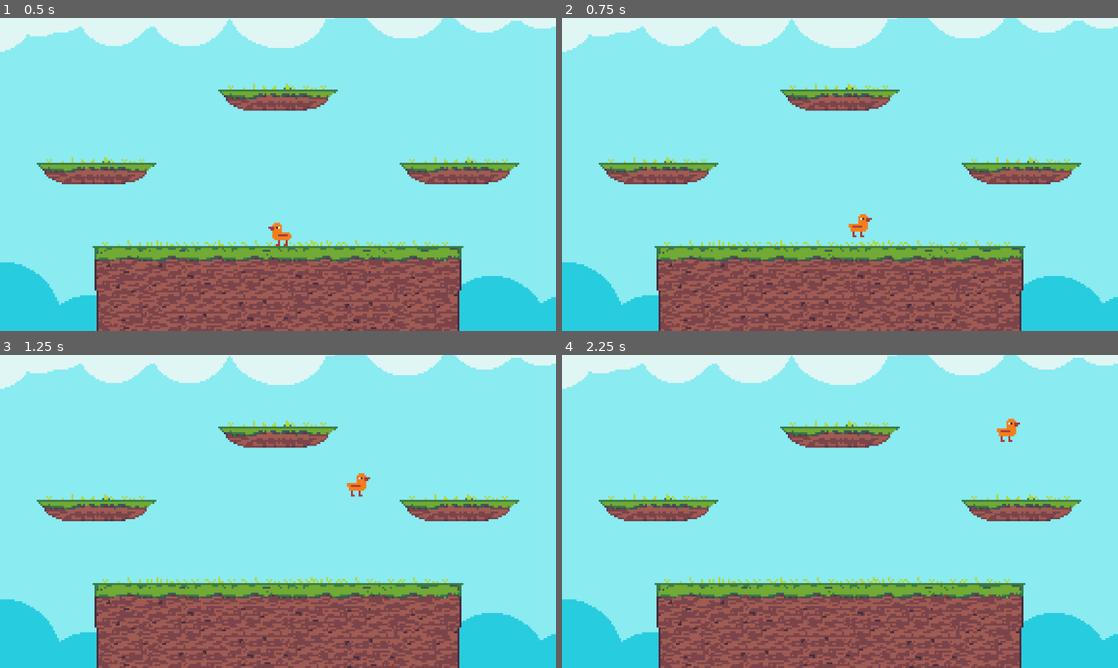
Above: before the commit, frames 1-4 (two rows, left to right).
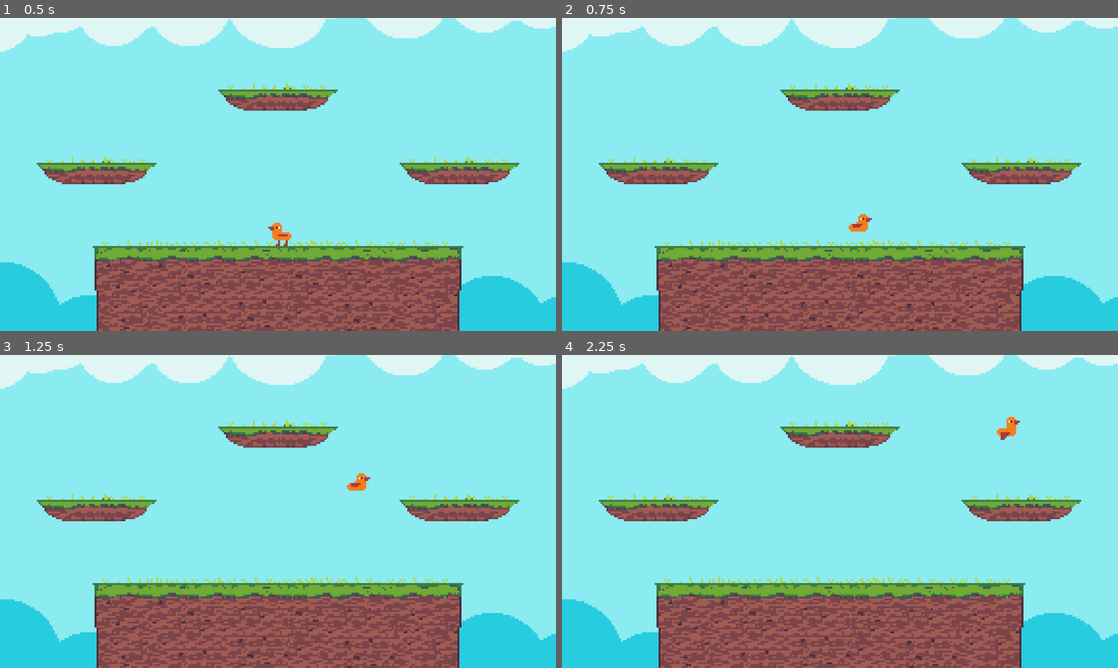
Above: after the commit, the same moments.

Repository: Shuflduf/Goose-Fight-Real
Game: Godot game, scene res://world.tscn
The game is run twice, just before and just after one commit, with the same random seed, the same clock (stepped at 60 frames per second) and the same inputs.
Inputs:
- Up to frame 1 (0.5 s): no input
- Up to frame 2 (0.75 s): tap Enter at 0.5 s; hold Right (right) from 0.53 s (still down); tap Z (jump) at 0.6 s
- Up to frame 3 (1.25 s): keep holding Right (right); tap Z (jump) at 0.77, 1.07 s
- Up to frame 4 (2.25 s): tap Z (jump) at 1.35, 1.52, 1.82, 2.1 s; release Right (right) at 2.03 s; hold Left (left) from 2.03 s (still down)

Frame 1 is identical in both runs. In frame 2, less than 0.1% of the frame differs, in the area x 51-55%, y 65-71%; in frame 3, less than 0.1%; in frame 4, 0.1%, in the area x 78-83%, y 19-28%.
Error before the commit: Parse Error: Identifier "DebugDraw2D" not declared in the current scope. (res://anim_handler.gd:10)

Commit message:
the flip sprite itself is actual shit, BUT IT LOOKS GREAT IN GAME

Diff:
--- a/anim_handler.gd
+++ b/anim_handler.gd
@@ -7,7 +7,6 @@
         sprites.play(&"idle")
     if sprites.animation in [&"idle", &"walk", &"run"] and not p.is_on_floor():
         sprites.play(&"air")
-    DebugDraw2D.set_text("anim", sprites.animation)
 
 func _on_vertical_movement_jumped() -> void:
     sprites.play(&"jump")
@@ -21,14 +20,22 @@
     match sprites.animation:
         &"jump":
             sprites.play(&"air")
+        &"flip":
+            sprites.play(&"walk")
 
 
 func _on_horizontal_movement_moved(is_run: bool) -> void:
     var correct_anim: StringName = &"run" if is_run else &"walk"
-    if not sprites.animation in [&"jump_queue", correct_anim] and p.is_on_floor():
+    if not sprites.animation in [&"jump_queue", &"flip", correct_anim] and p.is_on_floor():
         sprites.play(correct_anim)
 
 
 func _on_horizontal_movement_didnt_move() -> void:
     if not sprites.animation in [&"idle", &"jump_queue"] and p.is_on_floor():
         sprites.play(&"idle")
+
+
+func _on_horizontal_movement_flip(right: bool) -> void:
+    if sprites.flip_h != right:
+        sprites.play(&"flip")
+        sprites.flip_h = right
--- a/horizontal_movement.gd
+++ b/horizontal_movement.gd
@@ -3,6 +3,7 @@
 
 signal moved(is_run: bool)
 signal didnt_move
+signal flip(right: bool)
 
 @export var sprites: AnimatedSprite2D
 
@@ -53,4 +54,5 @@
 func sprite_flipping(dir: int) -> void:
     if dir != 0:
         if p.is_on_floor():
-            sprites.flip_h = dir == 1
+            #sprites.flip_h =
+            flip.emit(dir == 1)
--- a/player.tscn
+++ b/player.tscn
@@ -12,6 +12,10 @@
 [sub_resource type="AtlasTexture" id="AtlasTexture_sweqy"]
 atlas = ExtResource("5_sweqy")
 region = Rect2(64, 0, 16, 16)
+
+[sub_resource type="AtlasTexture" id="AtlasTexture_urp6f"]
+atlas = ExtResource("5_sweqy")
+region = Rect2(144, 0, 16, 16)
 
 [sub_resource type="AtlasTexture" id="AtlasTexture_2hs0m"]
 atlas = ExtResource("5_sweqy")
@@ -53,6 +57,14 @@
 }],
 "loop": true,
 "name": &"air",
+"speed": 4.0
+}, {
+"frames": [{
+"duration": 2.0,
+"texture": SubResource("AtlasTexture_urp6f")
+}],
+"loop": false,
+"name": &"flip",
 "speed": 4.0
 }, {
 "frames": [{
@@ -127,9 +139,8 @@
 position = Vector2(0, -4)
 scale = Vector2(4, 4)
 sprite_frames = SubResource("SpriteFrames_dw050")
-animation = &"run"
+animation = &"flip"
 autoplay = "idle"
-frame_progress = 0.855005
 
 [node name="AnimHandler" type="Node" parent="." node_paths=PackedStringArray("sprites")]
 script = ExtResource("5_2hs0m")
@@ -139,5 +150,6 @@
 [connection signal="jump_queued" from="VerticalMovement" to="AnimHandler" method="_on_vertical_movement_jump_queued"]
 [connection signal="jumped" from="VerticalMovement" to="AnimHandler" method="_on_vertical_movement_jumped"]
 [connection signal="didnt_move" from="HorizontalMovement" to="AnimHandler" method="_on_horizontal_movement_didnt_move"]
+[connection signal="flip" from="HorizontalMovement" to="AnimHandler" method="_on_horizontal_movement_flip"]
 [connection signal="moved" from="HorizontalMovement" to="AnimHandler" method="_on_horizontal_movement_moved"]
 [connection signal="animation_finished" from="Sprites" to="AnimHandler" method="_on_sprites_animation_finished"]
Binary file changed: Sprites/goose-Sheet.png
Binary file changed: Sprites/goose.aseprite
Not shown: 1 places in player.tscn that only renumber resources
